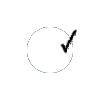
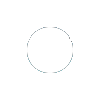
Layer changes from the first w=100, h=100 image to the second:
painted on "Background" over [60, 29, 77, 54]
